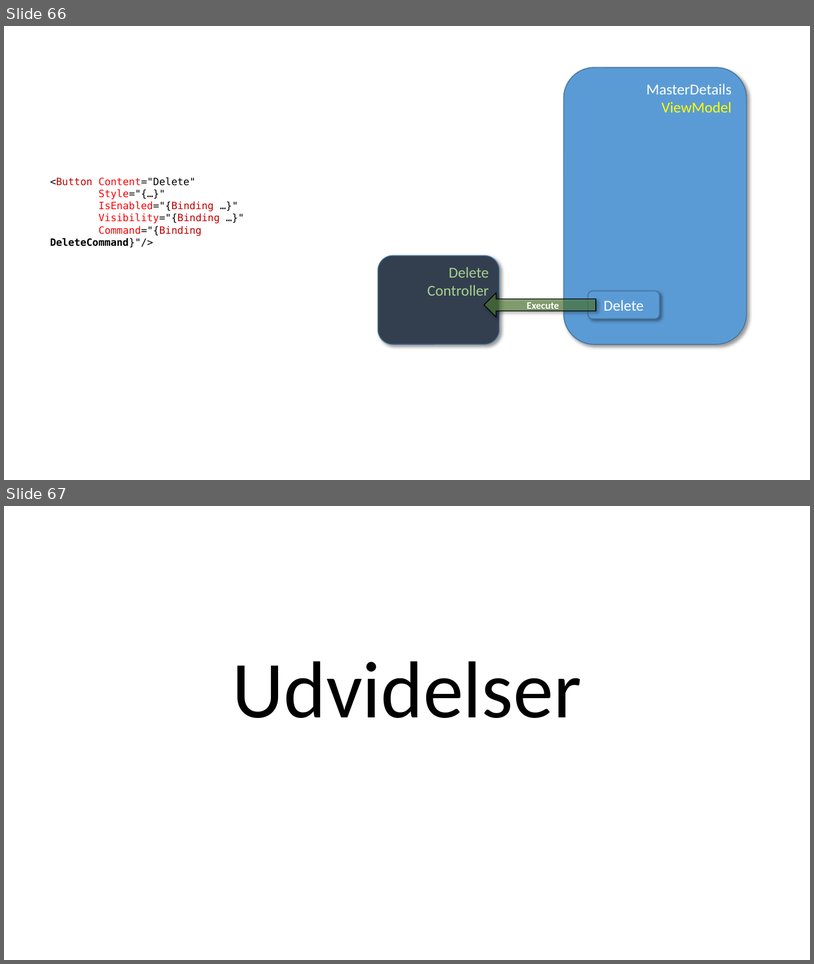
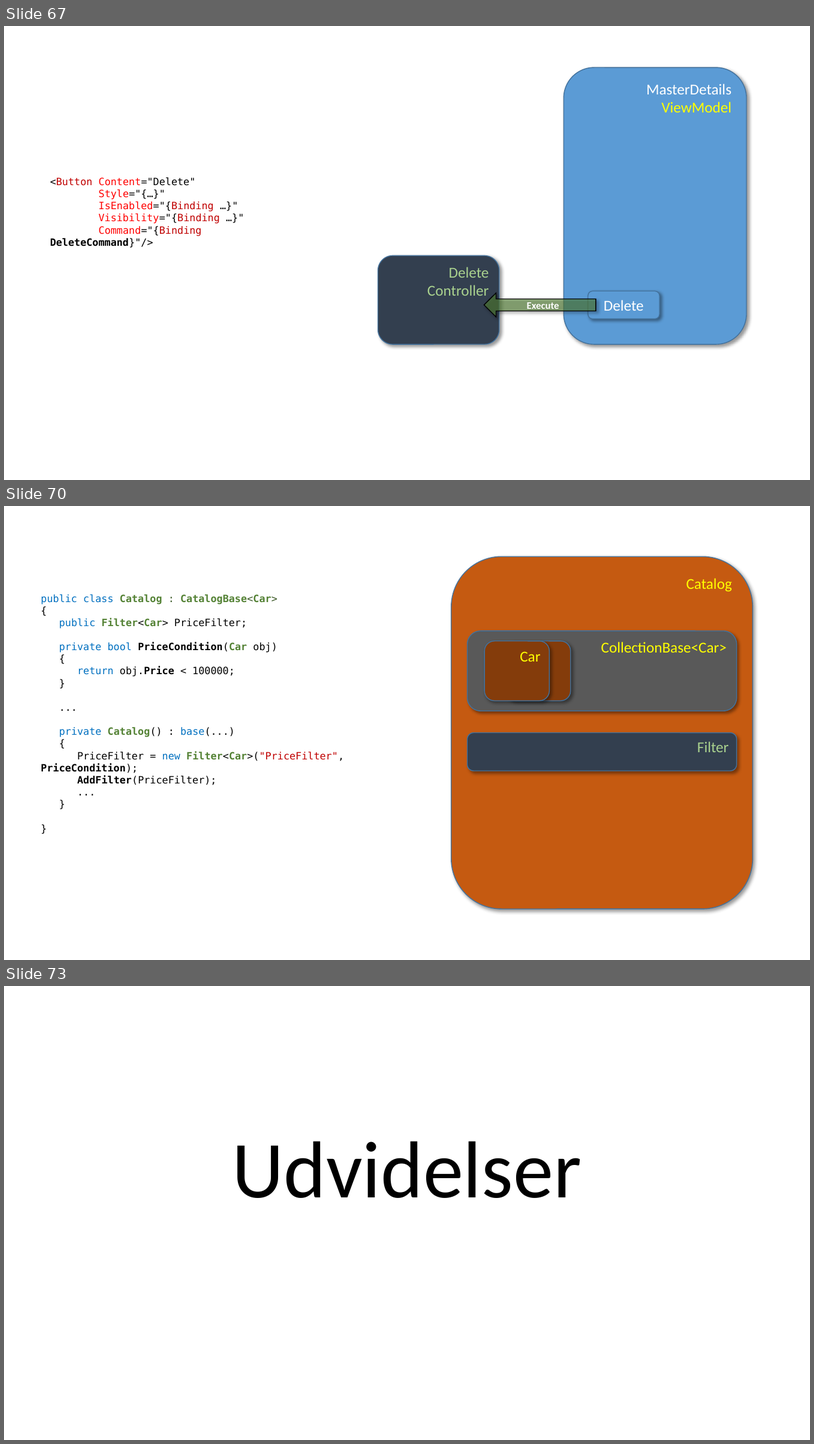
Before and after one commit to perl-easj/MVVMStarter, a slide deck: MVVMStarter/Presentation/MVVMStarter Oversigt.pptx. Shown one above the other, each under a label of ours: slides 66 and 67 before the commit, slides 67, 70 and 73 after it; the slides between them are not shown. The pictures are 814x964 and 814x1444 pixels, drawn with LibreOffice and Linux fonts; fonts in the diff are those of the drawing. Boxes give left, top, right and bottom in pixels: in the first picture for what was removed or moved away, otherwise in the second. Text is boxed around its words. In the diff, an @@ line names an element or a change of style, - is before the commit and + after.

Commit message:
Updated DomainModel->Catalog, added section on Filters

```diff
--- a/MVVMStarter/Presentation/MVVMStarter Oversigt.pptx
+++ b/MVVMStarter/Presentation/MVVMStarter Oversigt.pptx
@@ slide 70 added at <box>4,506,810,960</box>, background #FFFFFF @@
@@ rounded rectangle added at <box>452,557,753,909</box>, fill #C55A11, outline #43739E 1 pt, 18 pt, text #FFFF00 @@
+Catalog
@@ text added at <box>41,594,344,785</box>, 12 pt, text #000000 @@
+public class Catalog : CatalogBase<Car>
+{
+public Filter<Car> PriceFilter;
+private bool PriceCondition(Car obj)
+{
+return obj.Price < 100000;
+}
+...
+private Catalog() : base(...)
+{
+PriceFilter = new Filter<Car>("PriceFilter", PriceCondition);
+AddFilter(PriceFilter);
+...
+}
+}
@@ rounded rectangle added at <box>467,631,737,711</box>, fill #595959, outline #43739E 1 pt, 18 pt, text #FFFF00 @@
+CollectionBase<Car>
@@ rounded rectangle added at <box>485,641,549,701</box>, fill #843C0B, outline #43739E 1 pt, 18 pt, text #FFFF00 @@
+Car
@@ rounded rectangle added at <box>506,641,571,701</box>, fill #843C0B, outline #43739E 1 pt @@
@@ rounded rectangle added at <box>467,733,737,771</box>, fill #333F50, outline #43739E 1 pt, 18 pt, text #A9D18E @@
+Filter
@@ what was slide 66 is now slide 67 @@
@@ what was slide 67 is now slide 73 @@
```
Also in this commit, not shown: 17 slides changed, 5 other slides added.
